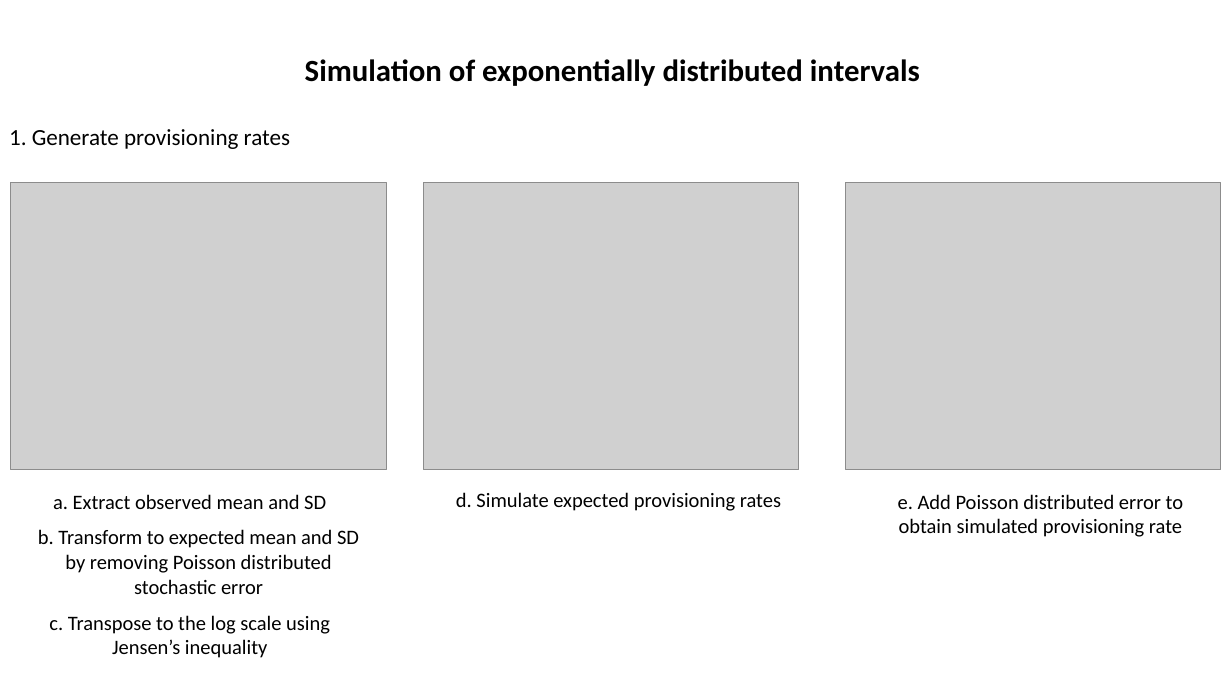
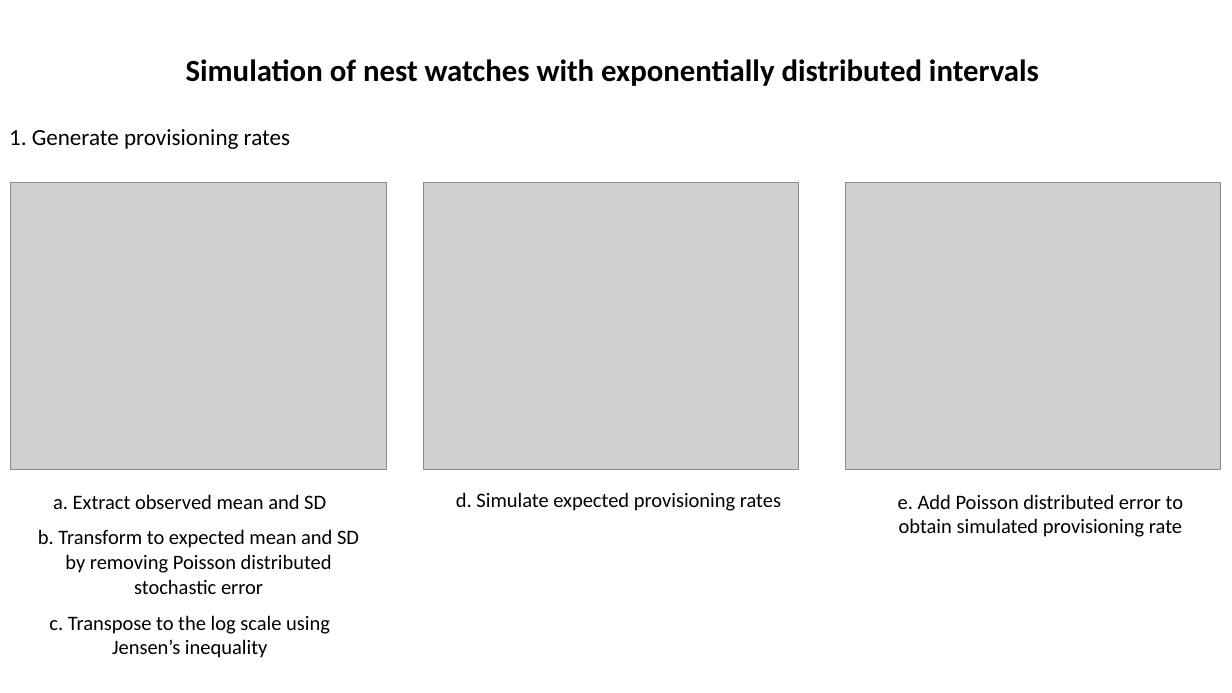
Before and after one commit to MalikaIhle/ProvisioningDataCombination, a slide deck: slide 2 of Figures&Rmd/supp figure sim.pptx. Drawn at 1232x693 pixels with LibreOffice and Linux fonts; fonts in the diff are those of the drawing; grey boxes stand for pictures. Boxes give left, top, right and bottom in pixels: in the first picture for what was removed or moved away, otherwise in the second. Text is boxed around its words. In the diff, an @@ line names an element or a change of style, - is before the commit and + after.

```diff
--- a/Figures&Rmd/supp figure sim.pptx
+++ b/Figures&Rmd/supp figure sim.pptx
@@ text at <box>186,59,1039,86</box>: text changed @@
-Simulation of exponentially distributed intervals
+Simulation of nest watches with exponentially distributed intervals
```
Also in this commit, not shown: 1 other slide changed.
